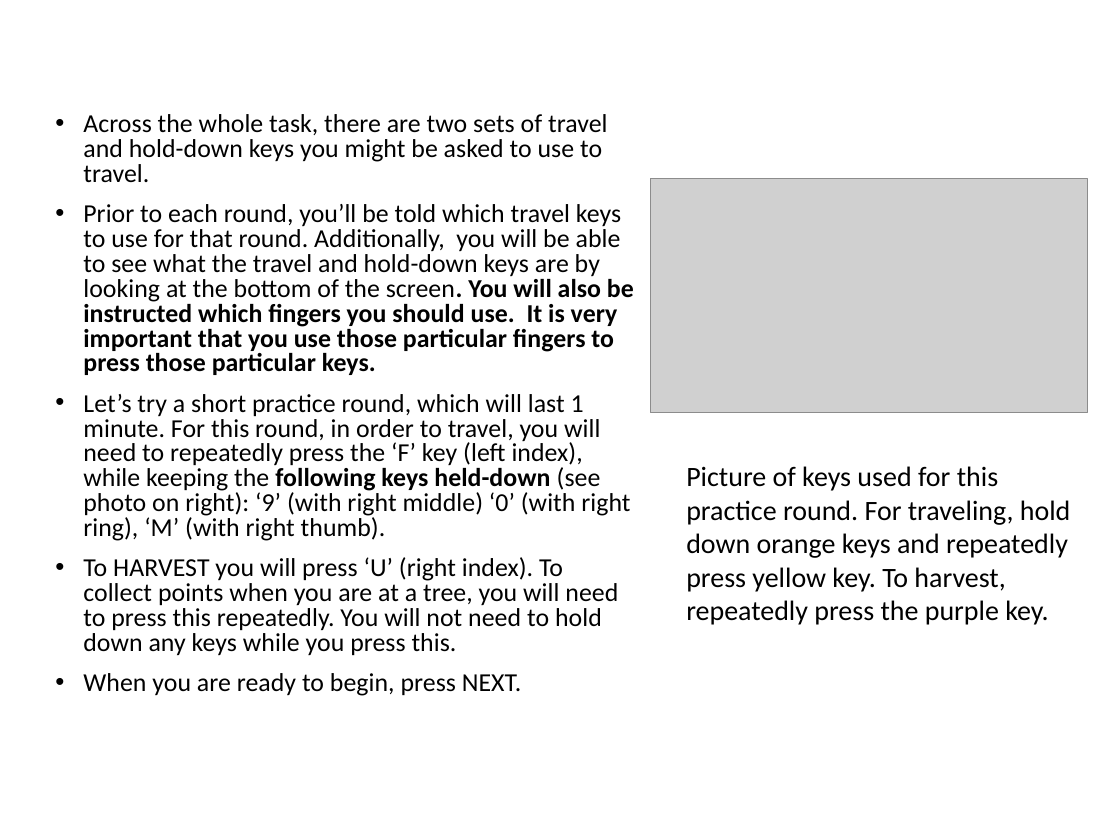
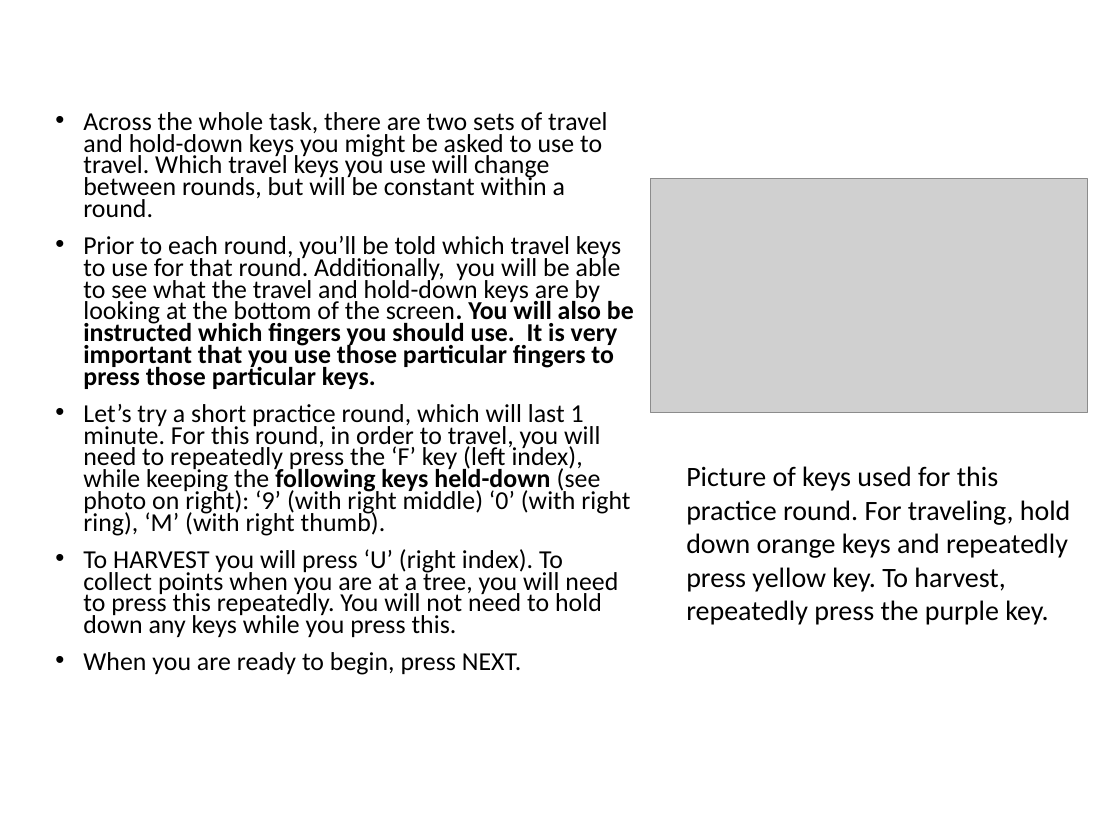
Before and after one commit to evanrussek/forage_jsp_2, a slide deck: slide 6 of public/ver_6/Stimuli/forage_instructions.pptx. Drawn at 1120x840 pixels with LibreOffice and Linux fonts; fonts in the diff are those of the drawing; grey boxes stand for pictures. Boxes give left, top, right and bottom in pixels: in the first picture for what was removed or moved away, otherwise in the second. Text is boxed around its words. In the diff, an @@ line names an element or a change of style, - is before the commit and + after.

```diff
--- a/public/ver_6/Stimuli/forage_instructions.pptx
+++ b/public/ver_6/Stimuli/forage_instructions.pptx
@@ text at box(83, 112, 607, 217): text changed @@
-• Across the whole task, there are two sets of travel and hold-down keys you might be asked to use to travel.
+• Across the whole task, there are two sets of travel and hold-down keys you might be asked to use to travel. Which travel keys you use will change between rounds, but will be constant within a round.
@@ text at box(83, 236, 634, 675): line spacing 0.8 to 0.7 @@
```
Also in this commit, not shown: 1 other slide changed, 4 other files.
